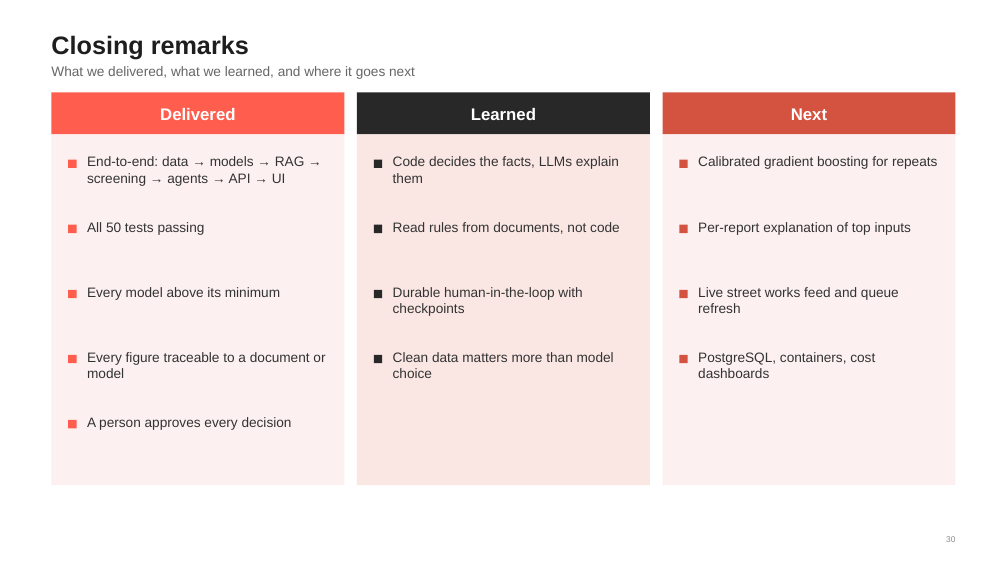
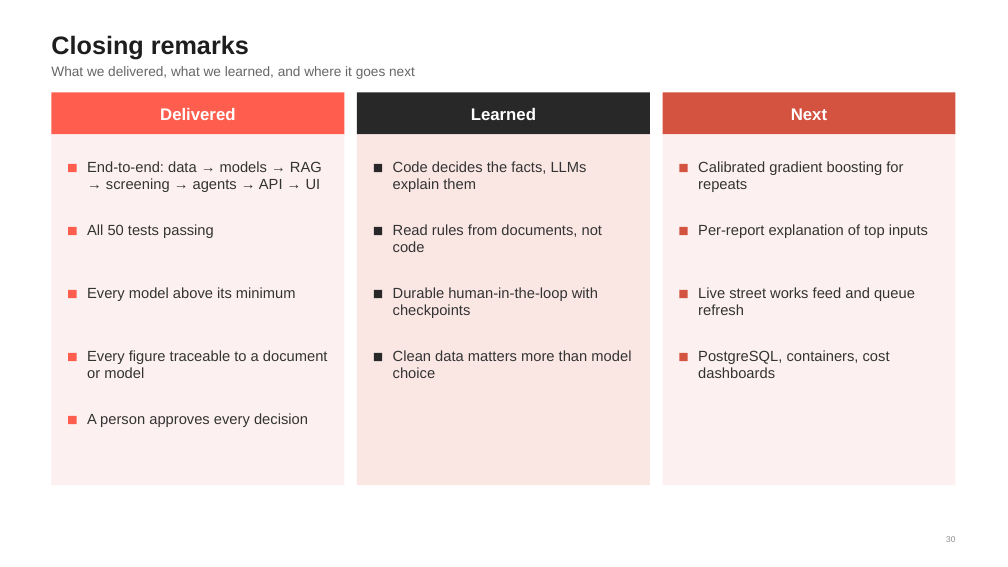
Before and after one commit to mansavigarg/StreetCare-Ai, a slide deck: slide 30 of StreetCare AI Presentation.pptx. Drawn at 1008x567 pixels with LibreOffice and Linux fonts; fonts in the diff are those of the drawing; background and template pictures are left out. Boxes give left, top, right and bottom in pixels: in the first picture for what was removed or moved away, otherwise in the second. Text is boxed around its words. In the diff, an @@ line names an element or a change of style, - is before the commit and + after.

```diff
--- a/StreetCare AI Presentation.pptx
+++ b/StreetCare AI Presentation.pptx
@@ 3 rectangles moved together from (x1=68, y1=160, x2=688, y2=168) to (x1=68, y1=164, x2=688, y2=172) @@
@@ rectangle moved from (x1=68, y1=420, x2=76, y2=429) to (x1=68, y1=416, x2=76, y2=424) @@
@@ size 13 to 14 pt in 13 elements at (x1=87, y1=224, x2=214, y2=238), (x1=393, y1=224, x2=602, y2=252), (x1=698, y1=224, x2=928, y2=238), (x1=87, y1=161, x2=322, y2=192), (x1=393, y1=161, x2=587, y2=192), (x1=698, y1=161, x2=903, y2=192), (x1=87, y1=287, x2=296, y2=301), (x1=393, y1=287, x2=598, y2=318), (x1=698, y1=287, x2=915, y2=315), (x1=87, y1=350, x2=328, y2=378), (x1=393, y1=350, x2=631, y2=378), (x1=698, y1=350, x2=890, y2=378), (x1=87, y1=413, x2=308, y2=427) @@
```
Also in this commit, not shown: 5 other slides changed, 1 slide added, 1 slide removed, 7 other files.
